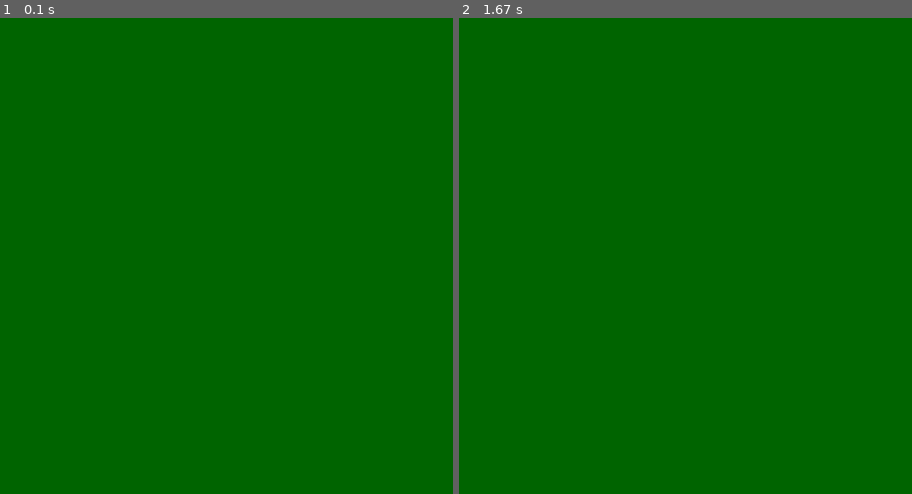
Above: before the commit, frames 1-2 (left to right).
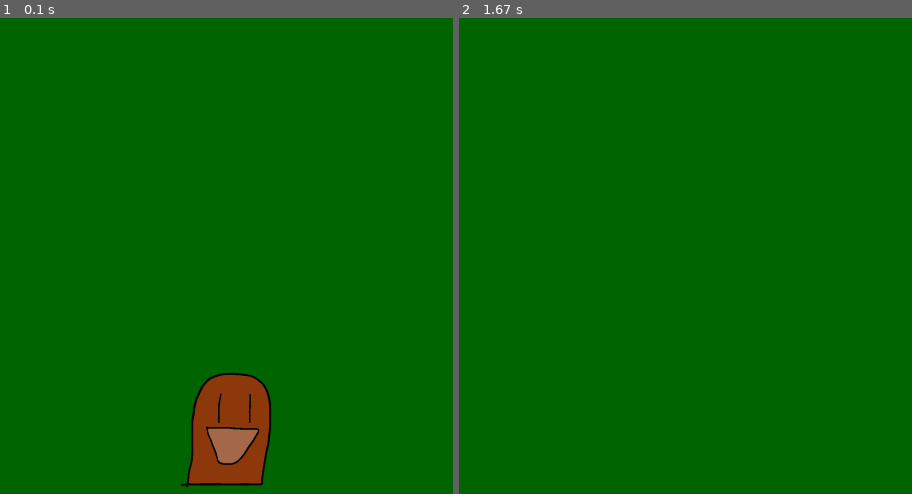
Above: after the commit, the same moments.

Repository: normyp/WhackPygame
Game: pygame game, started from whack!.py
Same seed, same stepped clock (60 frames per second), same inputs: the game is played once before the commit and once after it.
Inputs (mouse positions are in pixels of both pictures, inside the frame that each line leads up to):
- Up to frame 1 (0.1 s): no input
- Up to frame 2 (1.67 s): click (685, 270) at 0.38 s; click (735, 379) at 0.72 s

The runs differ from the first frame. In frame 1, 3.9% of the frame differs, in the area x 39-60%, y 74-99%; in frame 2, nothing differs.

Commit message:
Moles disappear

Diff:
--- a/mole.py
+++ b/mole.py
@@ -11,10 +11,10 @@
         self.image = pygame.image.load("images/mole.png")
         self.rect = self.image.get_rect()
 
-        self._set_active_()
+        self._set_active()
 
     def blitme(self):
         self.screen.blit(self.image, self.rect)
 
-    def _set_active_(self):
+    def _set_active(self):
         self.image.fill((0, 100, 0))
--- a/whack!.py
+++ b/whack!.py
@@ -55,6 +55,9 @@
         self.moles = [self.mole, self.mole2, self.mole3, self.mole4, self.mole5, self.mole6, self.mole7, self.mole8, self.mole9]
 
         self.timer = 0.0
+        self.mole_timer = 0.0
+        self.selectedMole = 0
+        self.first_time = True
     # Draw a solid blue circle in the center
     def print_moles(self):
         for mole in self.moles:
@@ -71,13 +74,12 @@
         for mole in self.moles:
             mole_clicked = mole.rect.collidepoint(mouse_pos)
             if mole_clicked:
-                mole._set_active_()
-                print("Hit!")
+                mole._set_active()
                 break
 
     def _make_mole_alive(self):
-        selectedMole = random.randint(0, 8)
-        self.moles[selectedMole].image = pygame.image.load("images/mole.png")
+        self.selectedMole = random.randint(0, 8)
+        self.moles[self.selectedMole].image = pygame.image.load("images/mole.png")
 
     def _check_events(self):
         # Did the user click the window close button?
@@ -88,13 +90,23 @@
                 mouse_pos = pygame.mouse.get_pos()
                 self._check_mole(mouse_pos)
 
+    def _check_time(self):
+        self.mole_timer += 0.01
+        if self.mole_timer >= 2.0:
+            self.moles[self.selectedMole]._set_active()
+            self.mole_timer = 0.0
+
+
     def run_game(self):
         while True:
             self._check_events()
             self._update_screen()
-            print(self.timer)
+            self._check_time()
             self.timer += 0.01
-            if(self.timer >= 2):
+            if self.first_time:
+                self._make_mole_alive()
+                self.first_time = False
+            if(self.timer >= 2 and self.first_time == False):
                 self._make_mole_alive()
                 self.timer = 0.0
         # Done! Time to quit.
